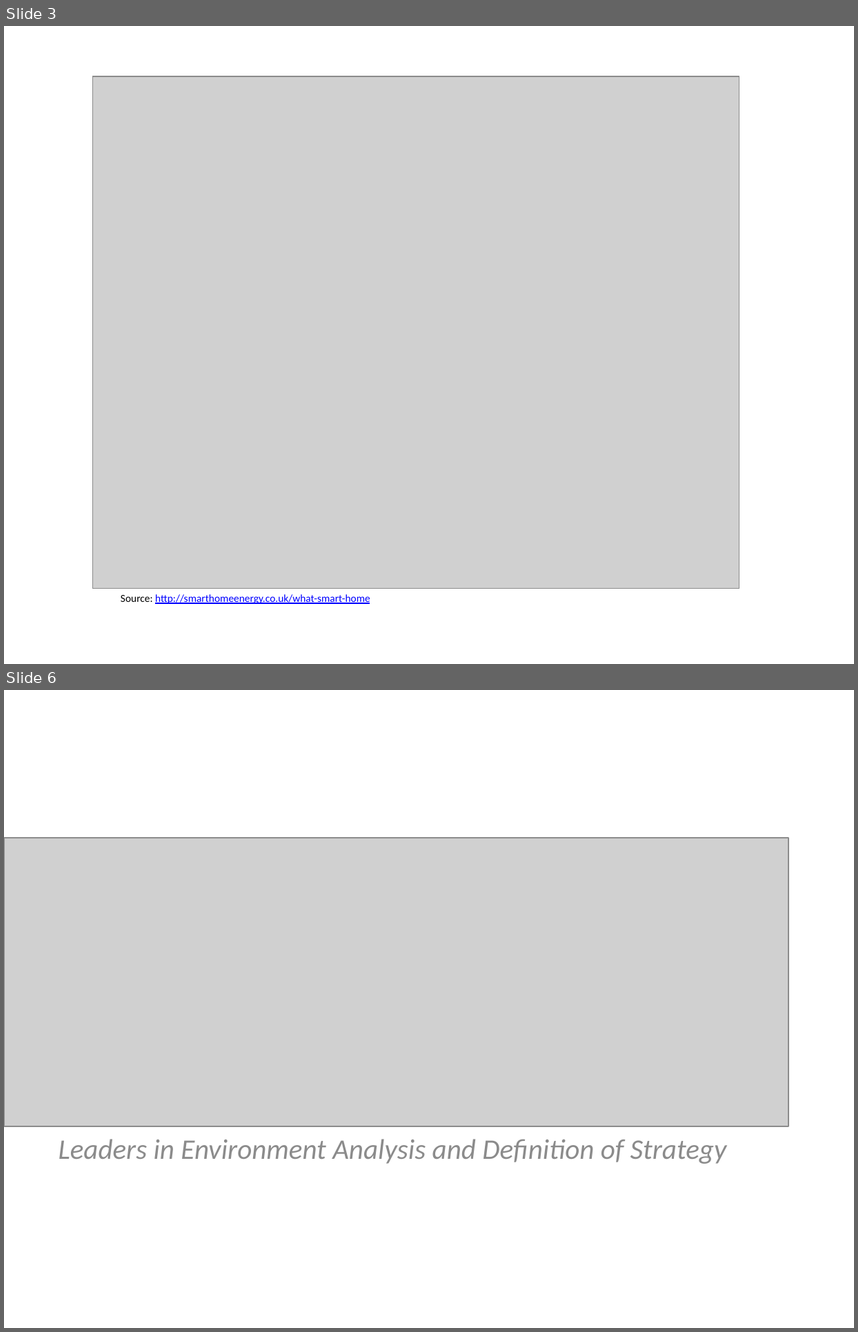
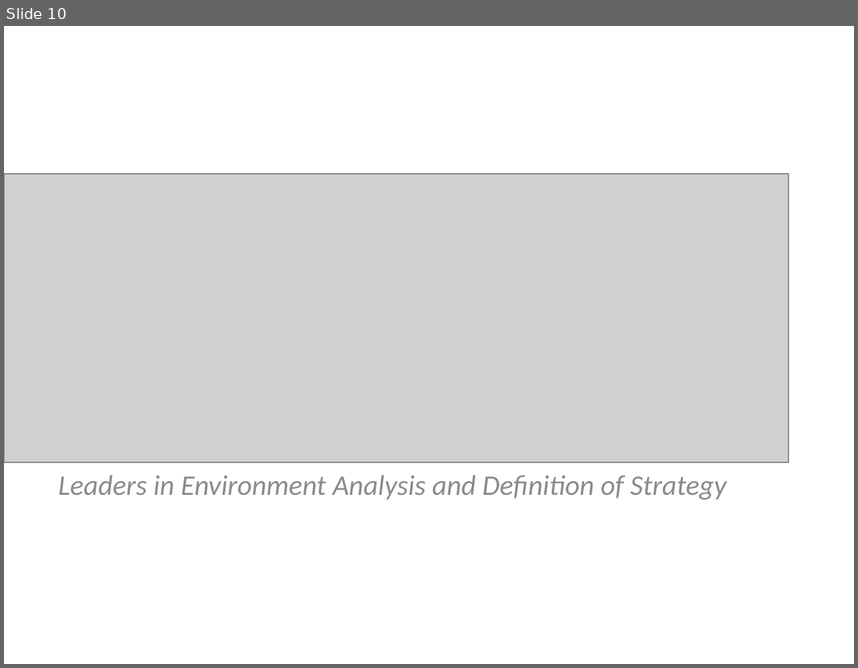
Before and after one commit to VincentHenric/GMS_group5, a slide deck: Group presentation LEADS.pptx. Shown one above the other, each under a label of ours: slides 3 and 6 before the commit, slide 10 after it; the slides between them are not shown. The pictures are 858x1332 and 858x668 pixels, drawn with LibreOffice and Linux fonts; fonts in the diff are those of the drawing; grey boxes stand for pictures; background and template pictures are left out. Boxes give left, top, right and bottom in pixels: in the first picture for what was removed or moved away, otherwise in the second. Text is boxed around its words. In the diff, an @@ line names an element or a change of style, - is before the commit and + after.

```diff
--- a/Group presentation LEADS.pptx
+++ b/Group presentation LEADS.pptx
@@ slide 3 removed at [4, 26, 854, 664], background #FFFFFF @@
@@ picture removed at [92, 76, 740, 588] @@
@@ text removed at [121, 594, 370, 604] @@
-Source: http://smarthomeenergy.co.uk/what-smart-home
@@ what was slide 6 is now slide 10 @@
```
Also in this commit, not shown: 7 slides added, 2 other slides removed, 1 other file.
